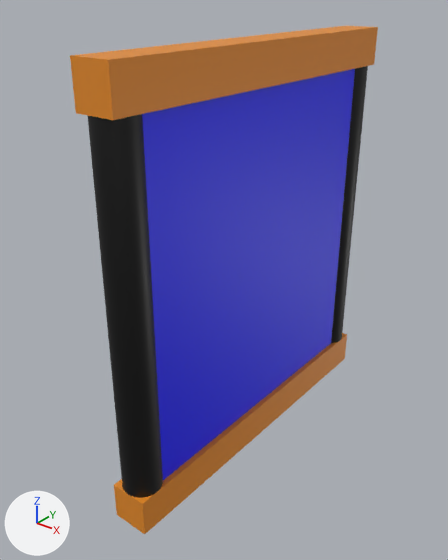
One commit to the glTF model assets/blender/export/slidingdoor.glb: the scene before it, then after it.
One viewpoint serves both versions: a camera (50 mm lens) standing at (1.77, -2.47, 1.34) and looking at (-0.09, -0.14, -0.1). The lights are fixed; the arrows at lower left show +X, +Y and +Z. The picture after the commit comes second. Where no turn or scale is listed for an object, it has been applied to the vertices.

Objects in the first picture: 'Col1', 'Col2', 'LeftWing', 'LowerBolt', 'RightWing', 'UpperBolt'.
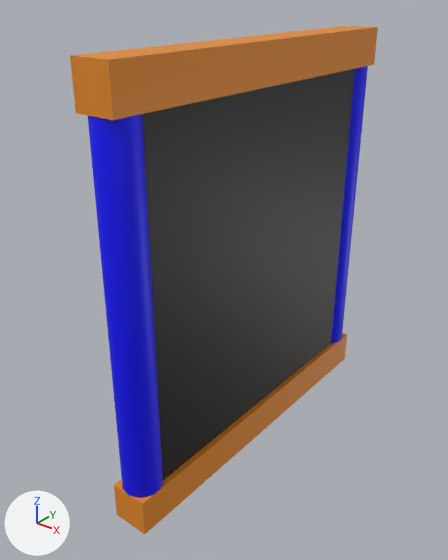
Boxes [x1, y1, x2, y2] around the edits, measured in the pictures (448 x 560 px):
'LeftWing', recoloured (blue to black): [142, 87, 270, 480] in both
'RightWing', recoloured (darker): [260, 69, 355, 401] in both
'Col1', recoloured (black to blue): [87, 114, 163, 498] in both
'Col2', recoloured (black to blue): [331, 66, 368, 343] in both

Diff of the bpy script that builds the scene:
```diff
--- a/assets/blender/export/slidingdoor.glb.py
+++ b/assets/blender/export/slidingdoor.glb.py
@@ me_cylinder_009 @@
 me_cylinder_009.from_pydata(...)  # 64 vertices, 124 faces; spans x -0.1..0.1, y -0.1..0.1, z -0.9..0.9
-me_cylinder_009.materials.append(mat_frame_001)  # black #000000
+me_cylinder_009.materials.append(mat_door)  # blue #0000ff
@@ me_cylinder_010 @@
 me_cylinder_010.from_pydata(...)  # 64 vertices, 124 faces; spans x -0.1..0.1, y -0.1..0.1, z -0.9..0.9
-me_cylinder_010.materials.append(mat_frame_002)  # black #000000
+me_cylinder_010.materials.append(mat_door)  # blue #0000ff
@@ me_cube_003 @@
 me_cube_003.from_pydata(...)  # 8 vertices, 12 faces; spans x -0.97..-0.83, y -1.0..-0.1, z -0.9..0.9
-me_cube_003.materials.append(mat_door)  # blue #0000ff
+me_cube_003.materials.append(mat_frame_001)  # black #000000
@@ me_cube_004 @@
 me_cube_004.from_pydata(...)  # 8 vertices, 12 faces; spans x -0.97..-0.83, y -1.0..-0.1, z -0.9..0.9
-me_cube_004.materials.append(mat_door_001)  # blue #0000ff
+me_cube_004.materials.append(mat_frame_001)  # black #000000
```
